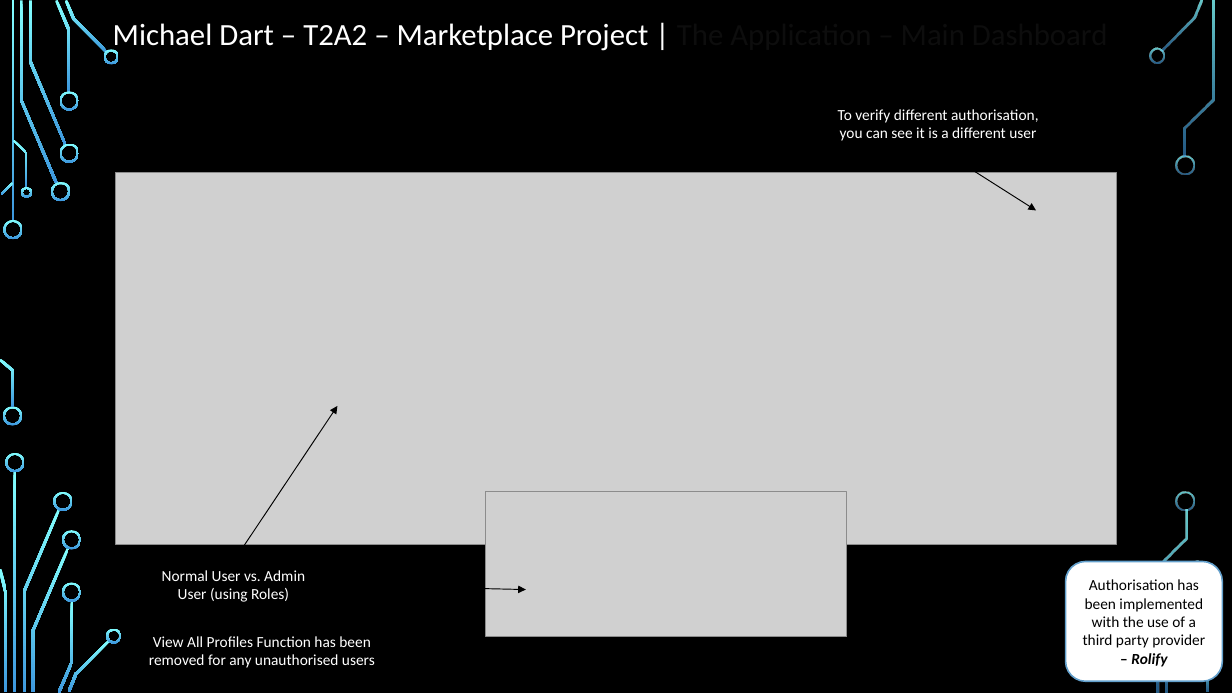
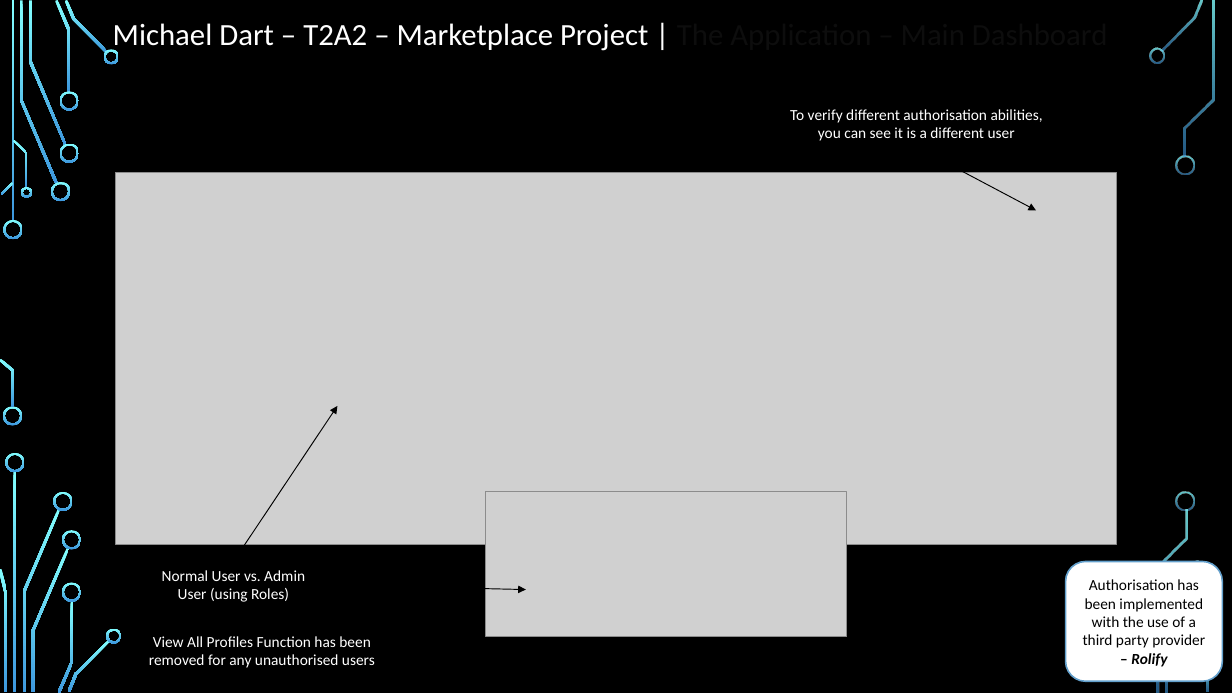
Before and after one commit to mdart86/Two_Sided_Marketplace_Project, a slide deck: slide 8 of ppt/MichaelDart_T2A2_Slidedeck.pptx. Drawn at 1232x693 pixels with LibreOffice and Linux fonts; fonts in the diff are those of the drawing; grey boxes stand for pictures; background and template pictures are left out. Boxes give left, top, right and bottom in pixels: in the first picture for what was removed or moved away, otherwise in the second. Text is boxed around its words. In the diff, an @@ line names an element or a change of style, - is before the commit and + after.

```diff
--- a/ppt/MichaelDart_T2A2_Slidedeck.pptx
+++ b/ppt/MichaelDart_T2A2_Slidedeck.pptx
@@ text at (x1=790, y1=109, x2=1043, y2=141): text changed @@
-To verify different authorisation, you can see it is a different user
+To verify different authorisation abilities, you can see it is a different user
@@ arrow moved from (939, 149) - (1036, 211) to (917, 147) - (1036, 211) @@
```
Also in this commit, not shown: 6 other slides changed.
